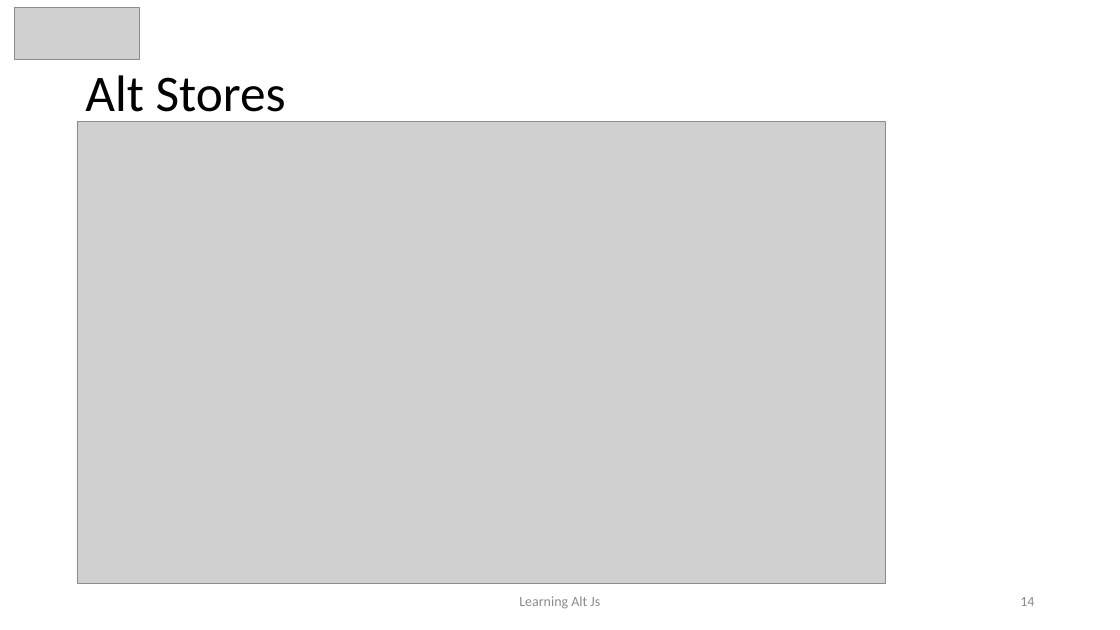
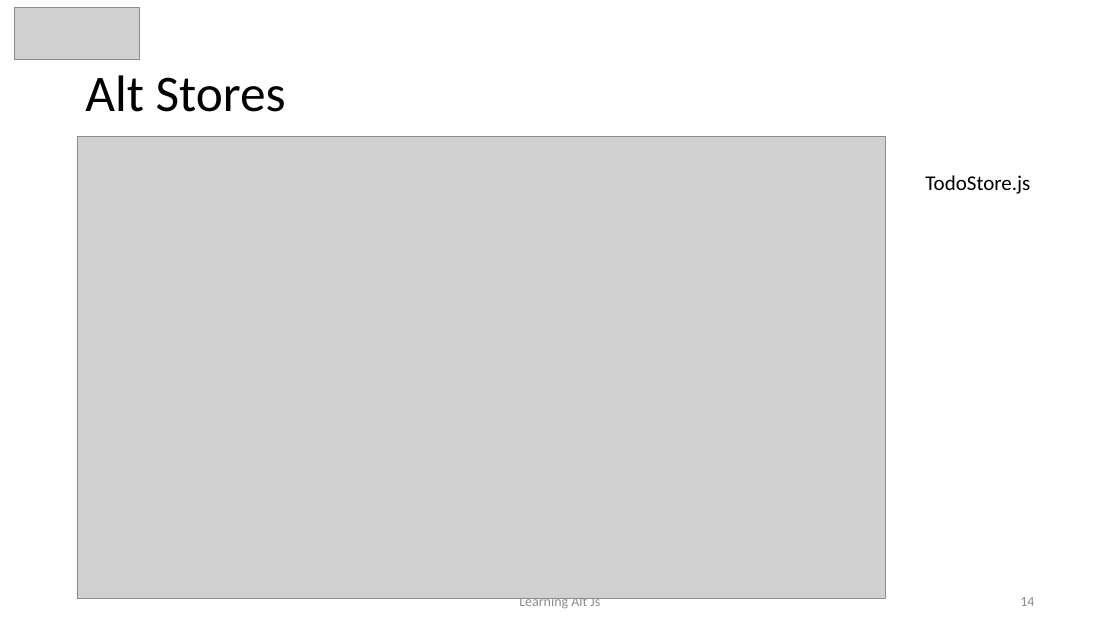
Before and after one commit to awahab29/samplealt, a slide deck: slide 14 of React.pptx. Drawn at 1120x630 pixels with LibreOffice and Linux fonts; fonts in the diff are those of the drawing; grey boxes stand for pictures. Boxes give left, top, right and bottom in pixels: in the first picture for what was removed or moved away, otherwise in the second. Text is boxed around its words. In the diff, an @@ line names an element or a change of style, - is before the commit and + after.

```diff
--- a/React.pptx
+++ b/React.pptx
@@ picture moved from (x1=77, y1=122, x2=886, y2=584) to (x1=77, y1=136, x2=886, y2=598) @@
@@ text added at (x1=925, y1=175, x2=1030, y2=194), 18 pt, text #000000 @@
+TodoStore.js
```
Also in this commit, not shown: 4 other slides changed.
